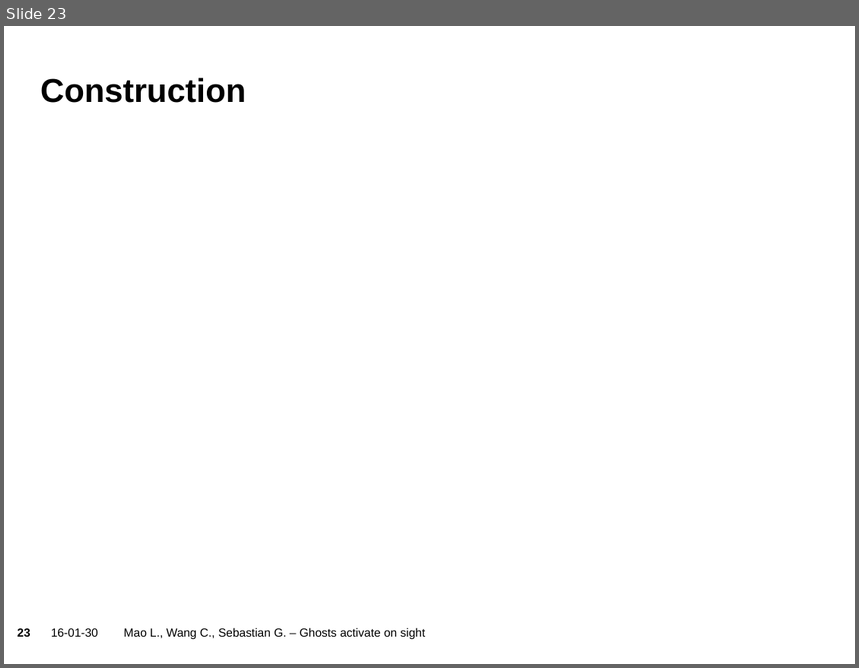
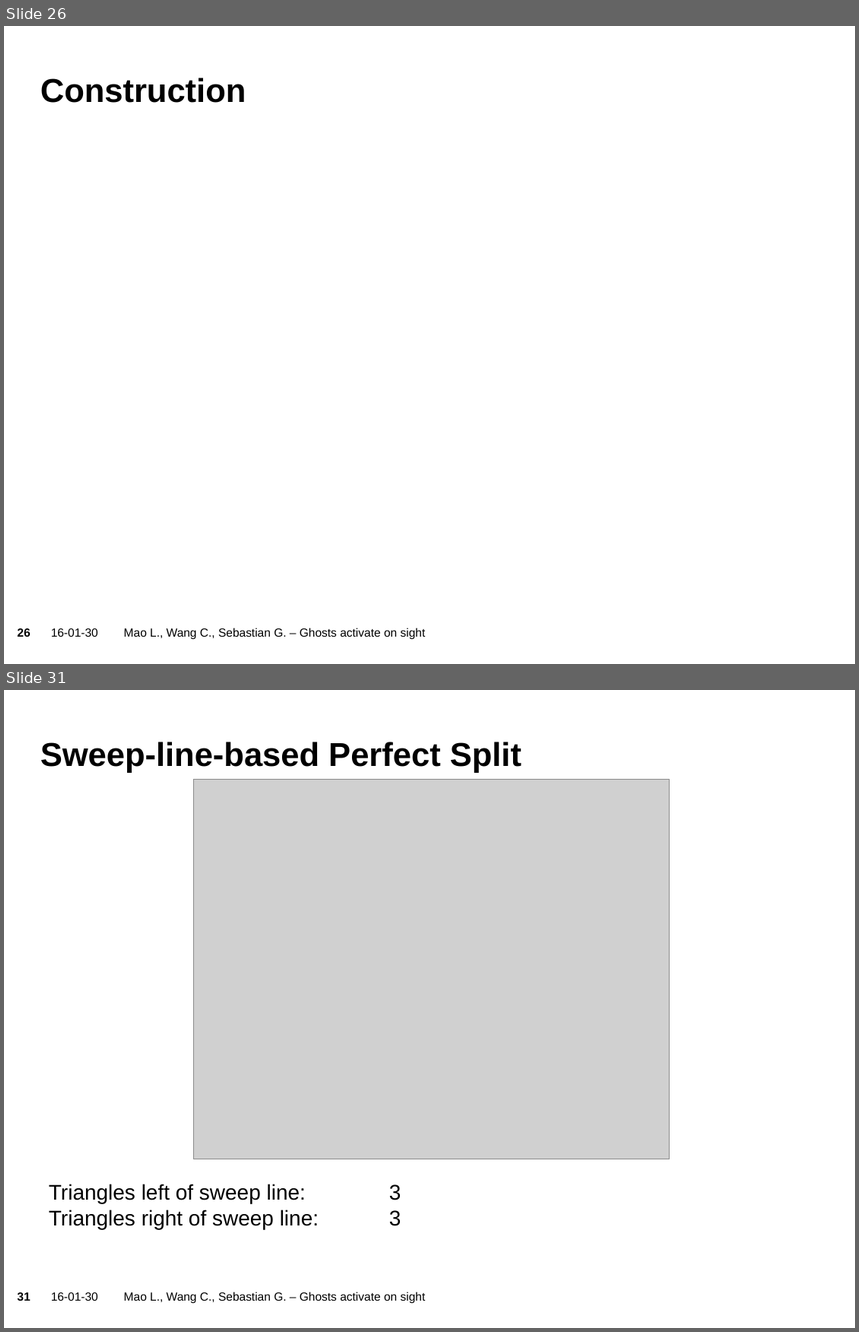
Before and after one commit to sgraf812/compgeom15, a slide deck: presentation/Presentation.pptx. Shown one above the other, each under a label of ours: slide 23 before the commit, slides 26 and 31 after it; the slides between them are not shown. The pictures are 859x668 and 859x1332 pixels, drawn with LibreOffice and Linux fonts; fonts in the diff are those of the drawing; grey boxes stand for pictures; background and template pictures are left out. Boxes give left, top, right and bottom in pixels: in the first picture for what was removed or moved away, otherwise in the second. Text is boxed around its words. In the diff, an @@ line names an element or a change of style, - is before the commit and + after.

```diff
--- a/presentation/Presentation.pptx
+++ b/presentation/Presentation.pptx
@@ slide 31 added at [4,690,855,1328], background picture (left out); not listed: 2 template elements that a slide beside it also shows @@
@@ title added at [40,742,522,773], 28 pt, text #000000, bold @@
+Sweep-line-based Perfect Split
@@ picture added at [194,780,670,1160] @@
@@ text added at [49,1184,401,1230], 18 pt, text #000000 @@
+Triangles left of sweep line: 3
+Triangles right of sweep line: 3
@@ text added at [124,1292,426,1304], 10 pt, text #000000 @@
+Mao L., Wang C., Sebastian G. – Ghosts activate on sight
@@ what was slide 23 is now slide 26 @@
@@ page number at [17,629,30,637]: text changed @@
-23
+26
```
Also in this commit, not shown: 13 other slides added, 24 other files.
